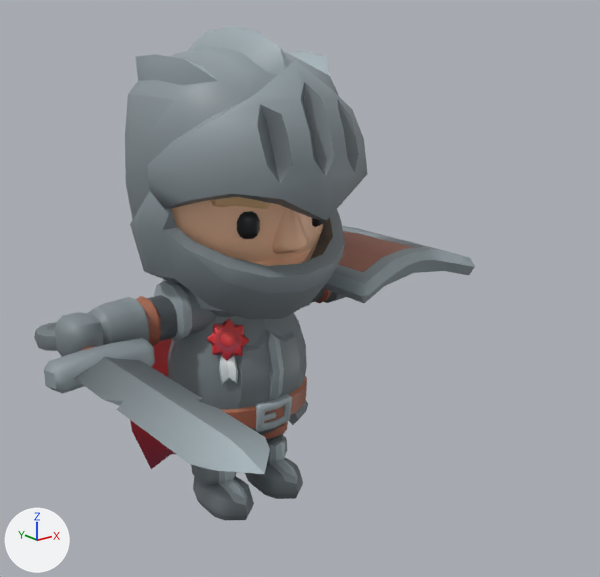
The glTF model game3d/assets/knight.glb as it was, and as the next commit left it.
One viewpoint serves both versions: a 50 mm camera at (-2.32, -3.43, 2.46) aimed at (-0.07, -0.62, 1.33). Lighting does not change. The marker at lower left points along +X, +Y and +Z. The first picture is the older version. Where no turn or scale is listed for an object, it has been applied to the vertices.

In view in the first picture: '1H_Sword', 'Badge_Shield', 'Knight_ArmRight', 'Knight_Body', 'Knight_Cape', 'Knight_Head', 'Knight_Helmet', 'Knight_LegLeft', 'Knight_LegRight' and 1 more.
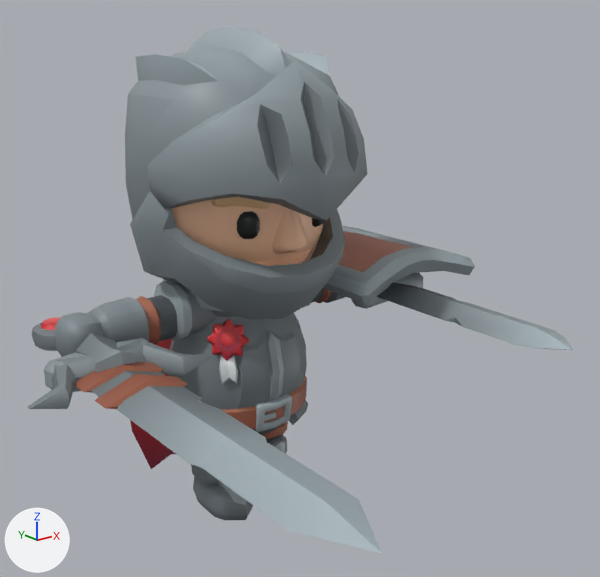
Location of each change, (x1, y1, x2, y2) in pixels of the pictures (600 x 577 px):
'2H_Sword', added: after (27, 317, 381, 553)
'1H_Sword_Offhand', added: after (351, 273, 573, 350)
'Knight_LegLeft', unchanged, covered by the edit: before (245, 422, 303, 499); after (262, 422, 288, 454)

The change in detail:
Mesh me_cube_12993 is new.
It has 216 vertices, 412 faces and spans x -0.42..0.42, y -1.18..1.18, z -0.12..0.12.
It uses material mat_knight_texture (picture img_knight_texture).
Object '2H_Sword' (ob_2h_sword) is new; it shows me_cube_12993.
Its location is (-0.883, -0.815, 1.049).
Object '1H_Sword_Offhand' (ob_1h_sword_offhand) is new; it shows me_cube_003.
Its location is (0.883, -0.539, 1.049).
Its rotation in degrees is (-90, 0, 180).
Its scale is (0.888, 0.888, 0.888).
